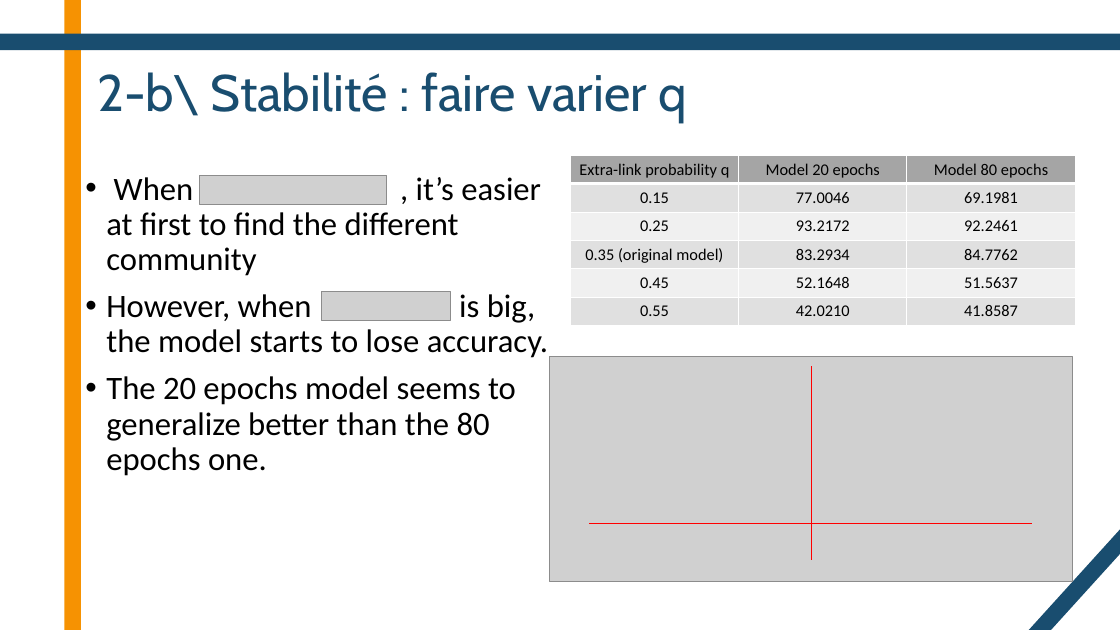
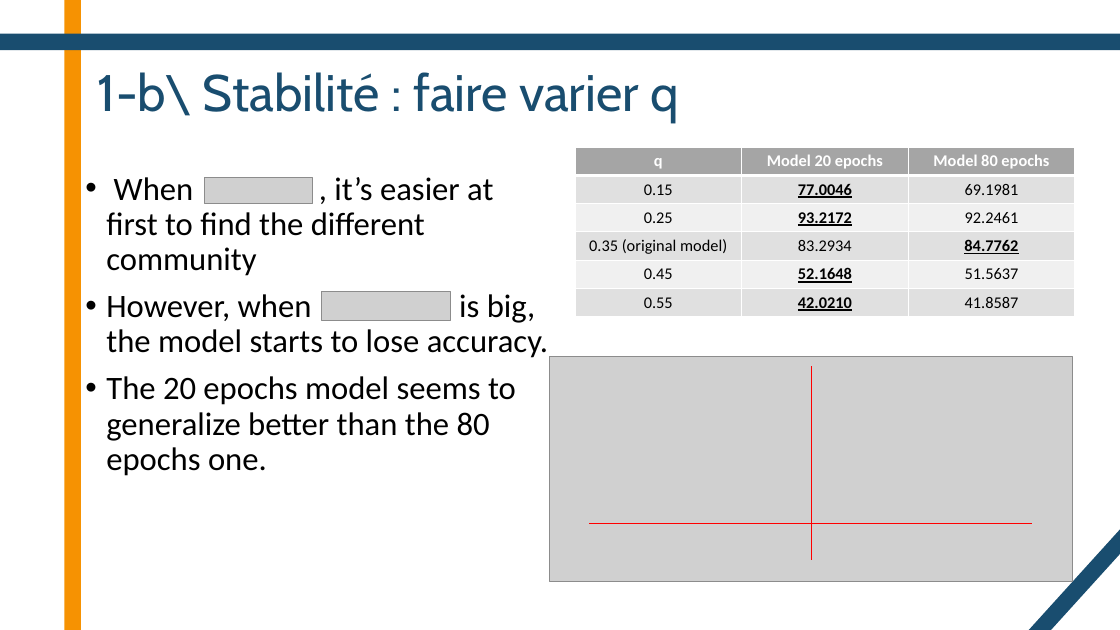
Before and after one commit to DentanJeremie/MAP583-Graph-Transformers, a slide deck: slide 5 of presentation/Presentation.pptx (slide 10 before the commit). Drawn at 1120x630 pixels with LibreOffice and Linux fonts; fonts in the diff are those of the drawing; grey boxes stand for pictures. Boxes give left, top, right and bottom in pixels: in the first picture for what was removed or moved away, otherwise in the second. Text is boxed around its words. In the diff, an @@ line names an element or a change of style, - is before the commit and + after.

```diff
--- a/presentation/Presentation.pptx
+++ b/presentation/Presentation.pptx
@@ title at (98,72,680,122): text changed @@
-2-b\ Stabilité : faire varier q
+1-b\ Stabilité : faire varier q
@@ table at (576,147,1075,315) @@
-row 1, column 1: Extra-link probability q
+row 1, column 1: q
@@ text colour #000000 to #FFFFFF in "Model 20 epochs", "Model 80 epochs" @@
@@ bold on in "Model 20 epochs", "Model 80 epochs", "77.0046", "93.2172" and 3 more places @@
@@ underline on in "77.0046", "93.2172", "84.7762", "52.1648" and 1 more places @@
@@ table: place and size @@
-table at (571,155,1075,324)
+table at (576,147,1075,315)
@@ picture: place and size @@
-picture at (199,175,386,204)
+picture at (204,177,313,204)
```
Also in this commit, not shown: 8 other slides changed, 2 other files.
